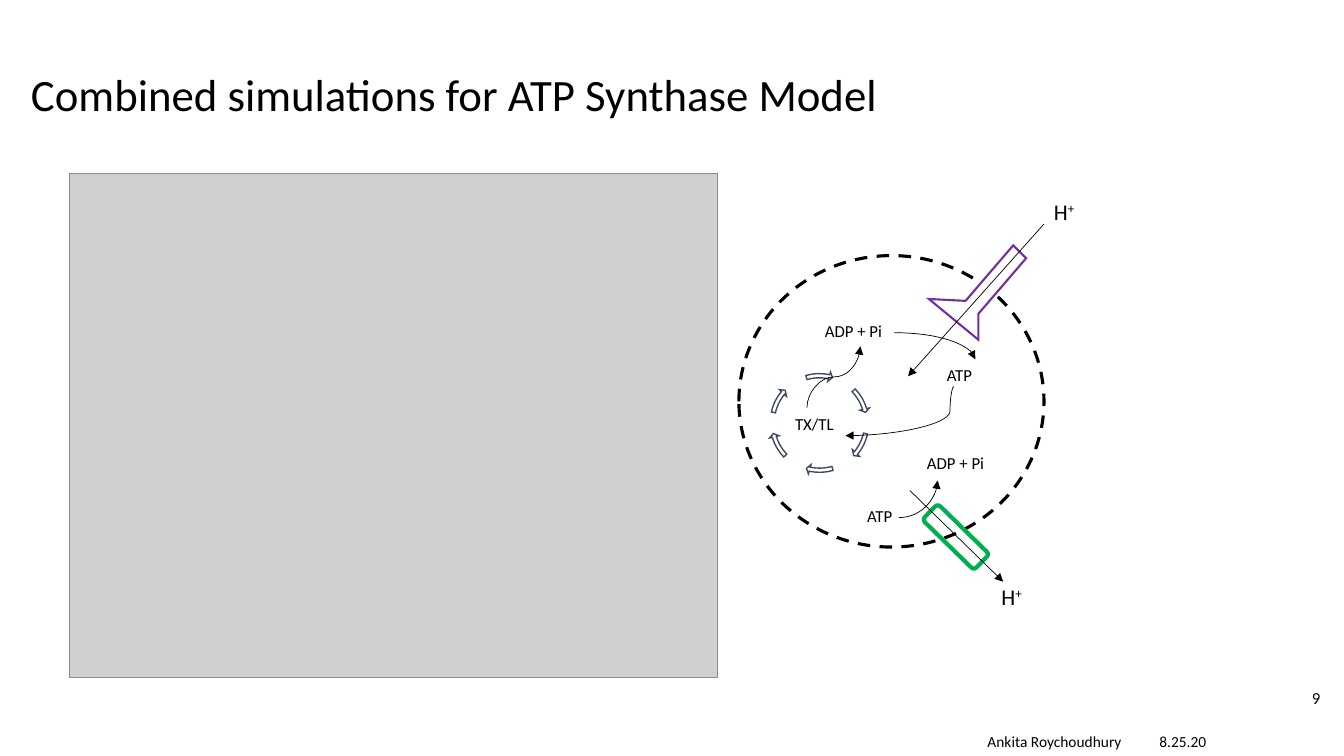
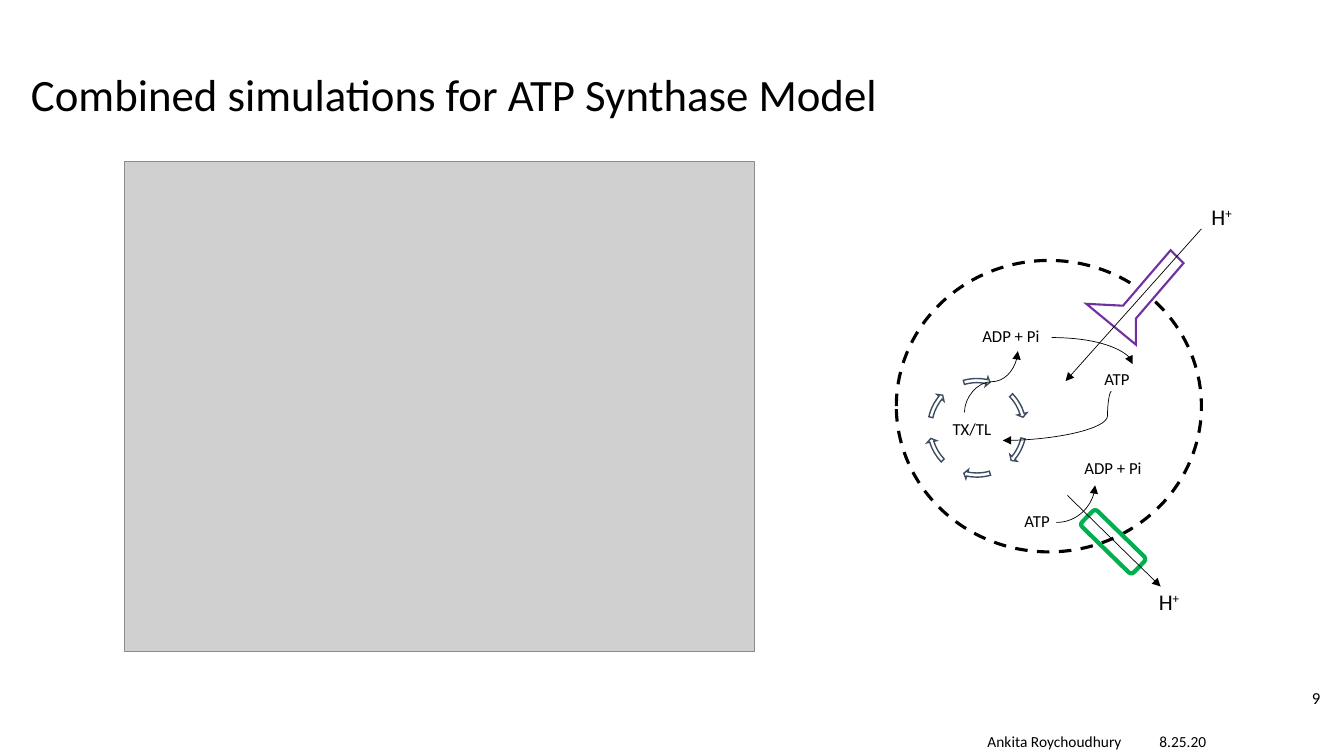
Before and after one commit to AnkitaRoychoudhury/ug_murray, a slide deck: slide 9 of miscellaneous/presentations/20200825_labmtg.pptx. Drawn at 1344x756 pixels with LibreOffice and Linux fonts; fonts in the diff are those of the drawing; grey boxes stand for pictures; background and template pictures are left out. Boxes give left, top, right and bottom in pixels: in the first picture for what was removed or moved away, otherwise in the second. Text is boxed around its words. In the diff, an @@ line names an element or a change of style, - is before the commit and + after.

```diff
--- a/miscellaneous/presentations/20200825_labmtg.pptx
+++ b/miscellaneous/presentations/20200825_labmtg.pptx
@@ picture: place and size @@
-picture at (70,174,718,679)
+picture at (124,161,754,651)
@@ 6 circular arrows, 4 texts, 2 arrows, 2 curved arrows: place and size @@
-6 circular arrows, 4 texts, 2 arrows, 2 curved arrows at (767,224,1045,582)
+6 circular arrows, 4 texts, 2 arrows, 2 curved arrows at (925,229,1202,587)
@@ 3 texts, 2 curved arrows, 1 ellipse, 1 freeform shape, 1 rounded rectangle: place and size @@
-3 texts, 2 curved arrows, 1 ellipse, 1 freeform shape, 1 rounded rectangle at (739,205,1068,605)
+3 texts, 2 curved arrows, 1 ellipse, 1 freeform shape, 1 rounded rectangle at (896,210,1225,610)
```
Also in this commit, not shown: 4 other slides changed, 12 other files.
